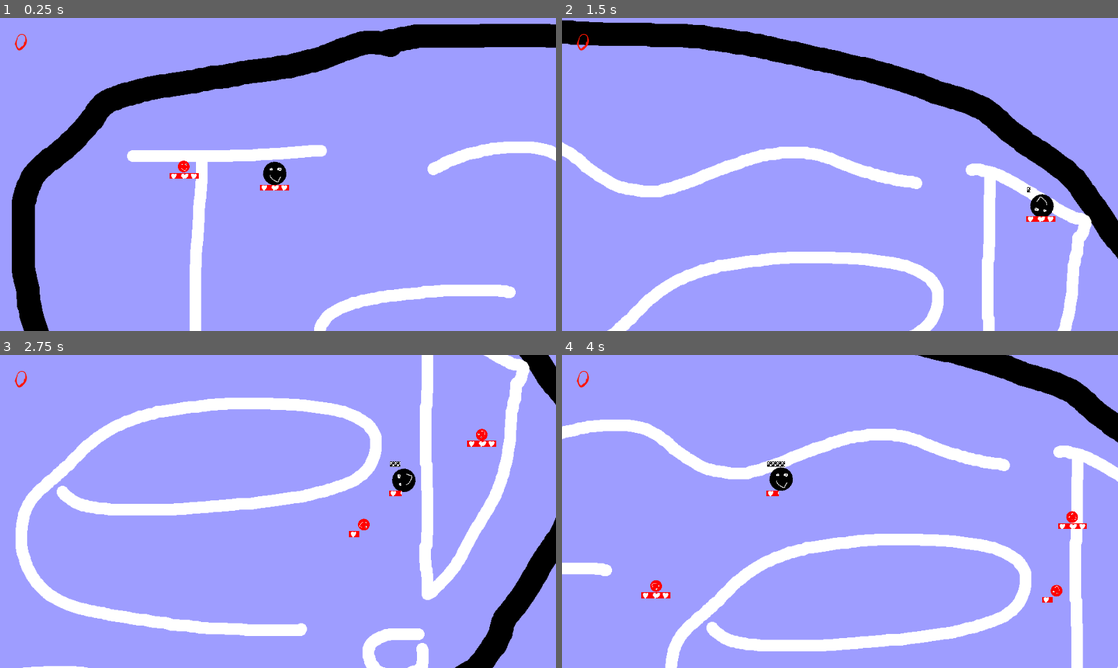
Above: before the commit, frames 1-4 (two rows, left to right).
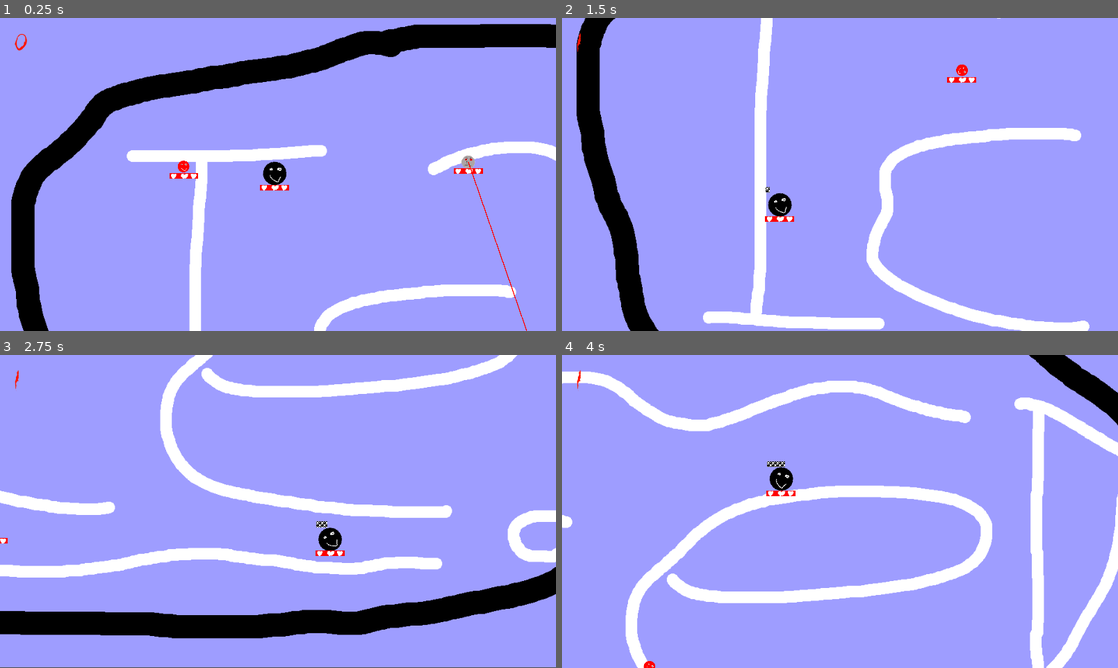
Above: after the commit, the same moments.

Repository: Junber/LD-47
Game: Godot game, scene res://Scenes/Root.tscn
Same seed, same stepped clock (60 frames per second), same inputs: the game is played once before the commit and once after it.
Inputs:
- Up to frame 1 (0.25 s): no input
- Up to frame 2 (1.5 s): hold D (move_right) 0.53-1.28 s; tap Space (boost) at 0.6, 1.35 s; hold S (move_down) from 1.28 s (still down)
- Up to frame 3 (2.75 s): release S (move_down) at 2.03 s; hold D (move_right) from 2.03 s (still down); tap Space (boost) at 2.1 s
- Up to frame 4 (4 s): release D (move_right) at 2.78 s; hold W (move_up) 2.78-3.53 s; tap Space (boost) at 2.85, 3.6 s; hold A (move_left) from 3.53 s (still down)

The runs differ from the first frame. In frame 1, 1.0% of the frame differs, in the area x 2-100%, y 1-100%; in frame 2, 26%; in frame 3, 29%, in the area x 0-100%, y 0-100%; in frame 4, 26%.

Commit message:
add laser to cyborg not working lol

Diff:
--- /dev/null
+++ b/Scenes/Corpse.tscn
@@ -0,0 +1,52 @@
+[gd_scene load_steps=8 format=2]
+
+[ext_resource path="res://Resources/Graphics/Blood.png" type="Texture" id=1]
+[ext_resource path="res://Resources/Graphics/Dead Enemy.png" type="Texture" id=2]
+[ext_resource path="res://Scripts/Corpse.gd" type="Script" id=3]
+
+[sub_resource type="Gradient" id=1]
+offsets = PoolRealArray( 0, 0.9, 1 )
+colors = PoolColorArray( 1, 0, 0, 1, 0.435294, 0, 0, 1, 0.435294, 0, 0, 0 )
+
+[sub_resource type="GradientTexture" id=2]
+gradient = SubResource( 1 )
+
+[sub_resource type="ParticlesMaterial" id=3]
+flag_disable_z = true
+direction = Vector3( 0, 0, 0 )
+spread = 180.0
+gravity = Vector3( 0, 0, 0 )
+initial_velocity = 33.57
+initial_velocity_random = 0.72
+orbit_velocity = 0.0
+orbit_velocity_random = 0.0
+damping = 10.76
+damping_random = 0.09
+scale_random = 0.35
+color_ramp = SubResource( 2 )
+
+[sub_resource type="CircleShape2D" id=4]
+
+[node name="Corpse" type="KinematicBody2D"]
+collision_layer = 1024
+collision_mask = 4
+script = ExtResource( 3 )
+
+[node name="Particles2D" type="Particles2D" parent="."]
+z_index = -1
+emitting = false
+amount = 500
+lifetime = 10.0
+one_shot = true
+randomness = 0.2
+visibility_rect = Rect2( 0, 0, 3840, 2160 )
+local_coords = false
+process_material = SubResource( 3 )
+texture = ExtResource( 1 )
+
+[node name="Sprite" type="Sprite" parent="."]
+z_index = -1
+texture = ExtResource( 2 )
+
+[node name="CollisionShape2D" type="CollisionShape2D" parent="."]
+shape = SubResource( 4 )
--- /dev/null
+++ b/Scenes/Cyborg.tscn
@@ -0,0 +1,27 @@
+[gd_scene load_steps=5 format=2]
+
+[ext_resource path="res://Scenes/Enemy.tscn" type="PackedScene" id=1]
+[ext_resource path="res://Resources/Graphics/Cyborg.png" type="Texture" id=2]
+[ext_resource path="res://Resources/Graphics/Cyborg_Dead.png" type="Texture" id=3]
+[ext_resource path="res://Scripts/Laser.gd" type="Script" id=5]
+
+[node name="Cyborg" instance=ExtResource( 1 )]
+
+[node name="DeadSprite" parent="." index="1"]
+visible = true
+texture = ExtResource( 3 )
+
+[node name="AliveSprite" parent="." index="2"]
+position = Vector2( -0.353546, 0 )
+texture = ExtResource( 2 )
+
+[node name="Laser" type="RayCast2D" parent="." index="5"]
+enabled = true
+cast_to = Vector2( 0, 10000 )
+collision_mask = 5
+script = ExtResource( 5 )
+
+[node name="LaserBeam" type="Line2D" parent="Laser" index="0"]
+points = PoolVector2Array( 0, 0, 0, 100 )
+width = 3.0
+default_color = Color( 1, 0, 0, 1 )
--- a/Scenes/Root.tscn
+++ b/Scenes/Root.tscn
@@ -9,6 +9,7 @@
 [ext_resource path="res://Resources/Graphics/Health.png" type="Texture" id=7]
 [ext_resource path="res://Scripts/ScoreLabel.gd" type="Script" id=8]
 [ext_resource path="res://Resources/Fonts/Jacmax.ttf" type="DynamicFontData" id=9]
+[ext_resource path="res://Scenes/Cyborg.tscn" type="PackedScene" id=10]
 
 [sub_resource type="CircleShape2D" id=1]
 radius = 40.0
@@ -23,6 +24,7 @@
 font_data = ExtResource( 9 )
 
 [node name="Root" type="Node2D"]
+scale = Vector2( 1.00172, 0.998806 )
 
 [node name="ArenaCamera" type="Camera2D" parent="."]
 anchor_mode = 0
@@ -80,7 +82,8 @@
 margin_right = -2.60174
 margin_bottom = 46.5377
 rect_scale = Vector2( 2, 2 )
-value = 100.0
+max_value = 100000.0
+value = 100000.0
 texture_progress = ExtResource( 7 )
 __meta__ = {
 "_edit_use_anchors_": false
@@ -97,12 +100,12 @@
 
 [node name="CollisionPolygon2D" type="CollisionPolygon2D" parent="Border"]
 build_mode = 1
-polygon = PoolVector2Array( 288.705, 105.32, 162.989, 159.19 …(323 unchanged characters)… , 549.133, -225.985, 794.928, -168.774, 1064.03, -175.13, 908.304, 33.4825, 634.423, 49.197, 551.361, 67.1564, 414.42, 103.075 )
+polygon = PoolVector2Array( 288.705, 105.32, 162.989, 159.19 …(323 unchanged characters)… , 549.133, -225.985, 794.928, -168.774, 873.396, -243.378, 902.947, 33.54, 634.423, 49.197, 551.361, 67.1564, 414.42, 103.075 )
 one_way_collision_margin = 10.0
 
 [node name="CollisionPolygon2D2" type="CollisionPolygon2D" parent="Border"]
 build_mode = 1
-polygon = PoolVector2Array( 902.993, 32.5243, 1006.82, 26.16 …(156 unchanged characters)…  1436.96, 973.327, 1265.33, 1002.99, 1053.44, 990.279, 907.711, 1369.42, 1390.92, 1505.57, 2069.02, 1289.33, 24 …(163 unchanged characters)…
+polygon = PoolVector2Array( 902.993, 32.5243, 1006.82, 26.16 …(156 unchanged characters)…  1436.96, 973.327, 1265.33, 1002.99, 1057.94, 992.375, 890.476, 1514.66, 1390.92, 1505.57, 2069.02, 1289.33, 24 …(163 unchanged characters)…
 one_way_collision_margin = 10.0
 
 [node name="EnemySpawnPath" type="Path2D" parent="."]
@@ -110,6 +113,7 @@
 script = ExtResource( 4 )
 
 [node name="EnemySpawnTimer" type="Timer" parent="EnemySpawnPath"]
+wait_time = 4096.0
 autostart = true
 
 [node name="HUD" type="CanvasLayer" parent="."]
@@ -126,5 +130,8 @@
 __meta__ = {
 "_edit_use_anchors_": false
 }
+
+[node name="Cyborg" parent="." instance=ExtResource( 10 )]
+position = Vector2( 1654.99, 496.229 )
 [connection signal="playerDied" from="Player" to="EnemySpawnPath" method="_on_Player_playerDied"]
 [connection signal="timeout" from="EnemySpawnPath/EnemySpawnTimer" to="EnemySpawnPath" method="_on_EnemySpawnTimer_timeout"]
--- /dev/null
+++ b/Scripts/Laser.gd
@@ -0,0 +1,16 @@
+extends RayCast2D
+
+onready var laserBeam = $LaserBeam
+
+func _ready():
+	pass # Replace with function body.
+
+
+# Called every frame. 'delta' is the elapsed time since the previous frame.
+func _physics_process(delta):
+	rotation += delta
+
+	if is_colliding():
+		var point = get_collision_point()
+		laserBeam.points[1]=point
+		print(get_collider().name)
--- a/project.godot
+++ b/project.godot
@@ -60,12 +60,6 @@
  ]
 }
 
-[layer_names]
-
-2d_physics/layer_1="player"
-2d_physics/layer_2="enemy"
-2d_physics/layer_3="wall"
-
 [rendering]
 
 environment/default_environment="res://default_env.tres"
Binary file added: Resources/Graphics/Cyborg.png
Not shown, added: Resources/Graphics/Cyborg.png.import
Binary file added: Resources/Graphics/Cyborg_Dead.png
Not shown, added: Resources/Graphics/Cyborg_Dead.png.import
Not shown: 1 places in Scenes/Root.tscn that only renumber resources
